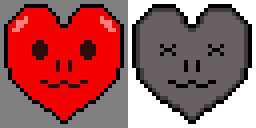
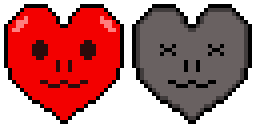
Layered file, before and after one edit (256px x 128px). Changes by layer:
hid "Layer 6" over box(0, 0, 128, 128)
